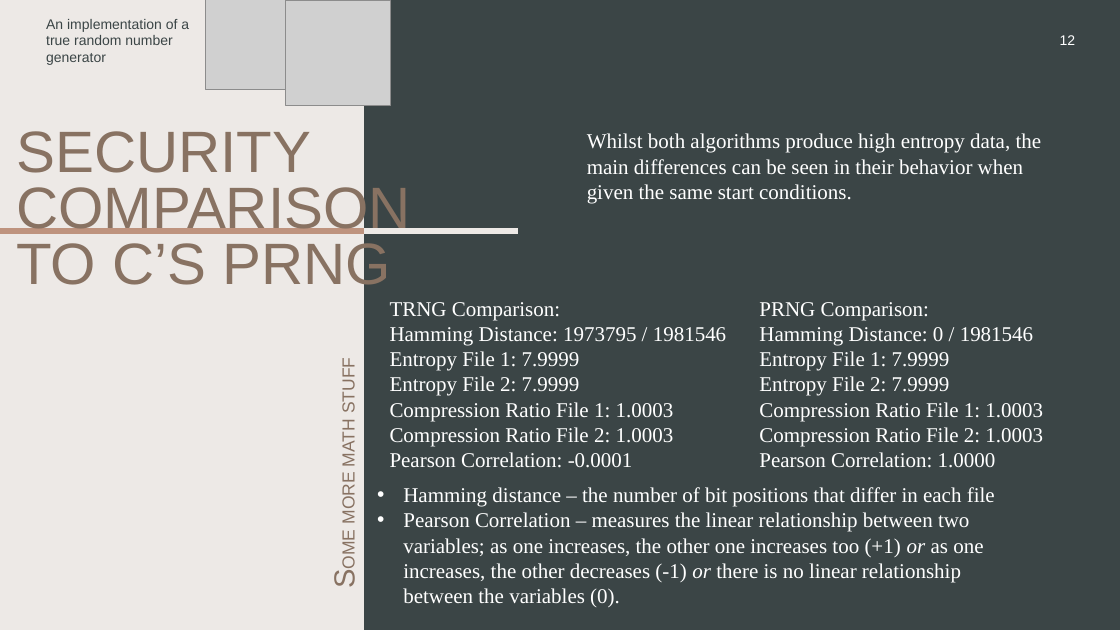
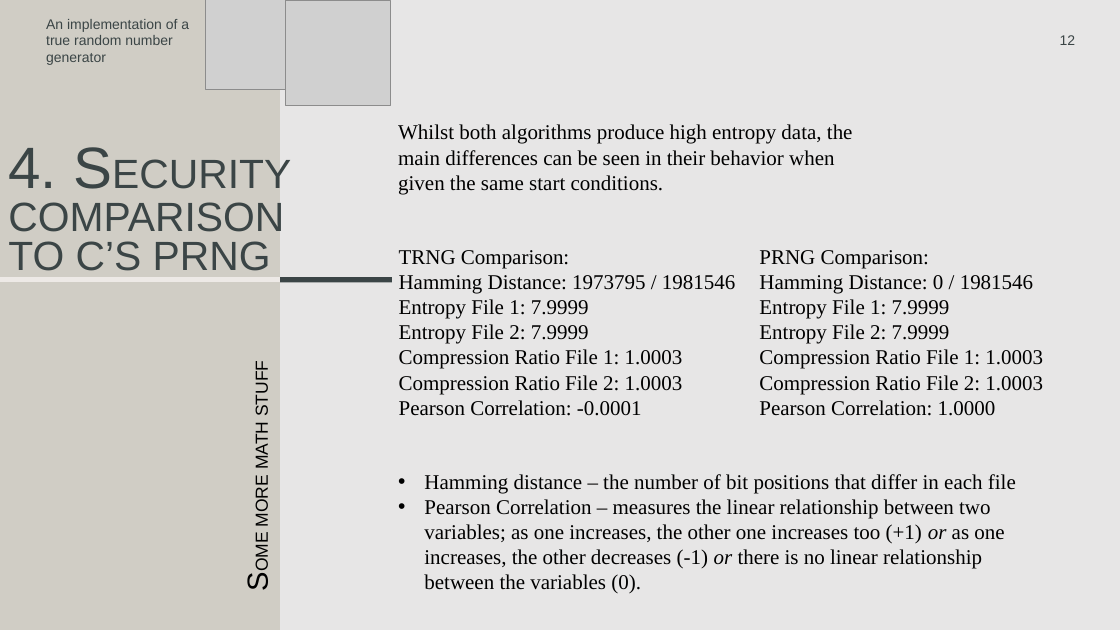
Before and after one commit to FidexEtRatio/RandomNumber, a slide deck: slide 12 of CERC 2025.pptx. Drawn at 1120x630 pixels with LibreOffice and Linux fonts; fonts in the diff are those of the drawing; grey boxes stand for pictures. Boxes give left, top, right and bottom in pixels: in the first picture for what was removed or moved away, otherwise in the second. Text is boxed around its words. In the diff, an @@ line names an element or a change of style, - is before the commit and + after.

Commit message:
update ppt presentation

```diff
--- a/CERC 2025.pptx
+++ b/CERC 2025.pptx
@@ background #EDE9E6 to #E7E6E6 @@
@@ rectangle added at (x1=0, y1=0, x2=281, y2=630), fill #D0CDC5 @@
@@ rectangle removed at (x1=364, y1=0, x2=1120, y2=630) @@
@@ page number at (x1=1060, y1=35, x2=1076, y2=45): text colour #FFFFFF to #3B4546 @@
@@ text colour #FFFFFF to #000000 in 4 elements at (x1=424, y1=474, x2=1016, y2=593), (x1=759, y1=250, x2=1043, y2=416), (x1=399, y1=250, x2=735, y2=416), (x1=398, y1=124, x2=853, y2=195) @@
@@ text "Whilst both algorithms produce high ..." moved from (x1=587, y1=133, x2=1042, y2=204) to (x1=398, y1=124, x2=853, y2=195) @@
@@ text at (x1=8, y1=148, x2=284, y2=271): text changed; size 50 to 35 pt; text colour #887262 to #3B4546 @@
-SECURITY COMPARISON TO C’S PRNG
+4. SECURITY COMPARISON
+TO C’S PRNG
@@ text "SOME MORE MATH STUFF" moved from (x1=339, y1=363, x2=359, y2=523) to (x1=252, y1=365, x2=272, y2=526) @@
@@ text "SOME MORE MATH STUFF" at (x1=252, y1=365, x2=272, y2=526): text colour #887262 to #000000 @@
@@ line removed from (364, 231) to (518, 231) @@
@@ text "TRNG Comparison:" moved from (x1=390, y1=302, x2=726, y2=468) to (x1=399, y1=250, x2=735, y2=416) @@
@@ text "PRNG Comparison:" moved from (x1=759, y1=302, x2=1043, y2=468) to (x1=759, y1=250, x2=1043, y2=416) @@
@@ line moved from (0, 231) - (364, 231) to (0, 280) - (280, 280) @@
@@ line (0, 280) - (280, 280): stroke #BE937E 4.5 pt to #EDE9E6 4.5 pt @@
@@ line added from (281, 280) to (392, 280), #3B4546 4.5 pt @@
@@ text "Hamming distance – the number ..." moved from (x1=403, y1=487, x2=995, y2=607) to (x1=424, y1=474, x2=1016, y2=593) @@
```
Also in this commit, not shown: 11 other slides changed.
